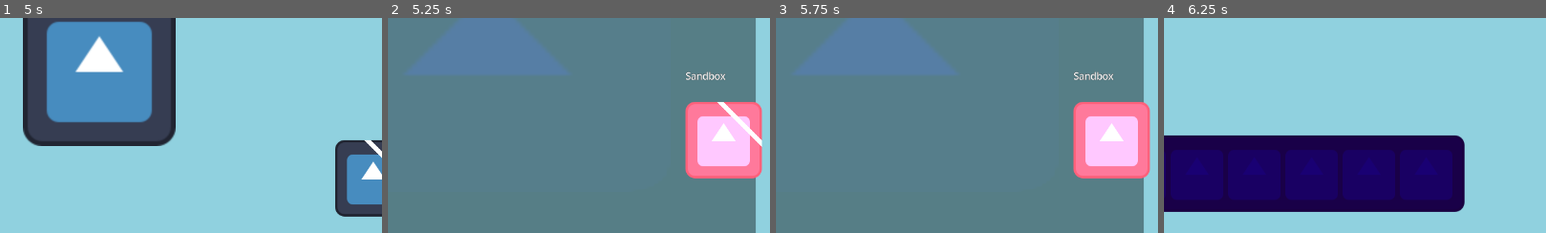
Above: before the commit, frames 1-4 (left to right).
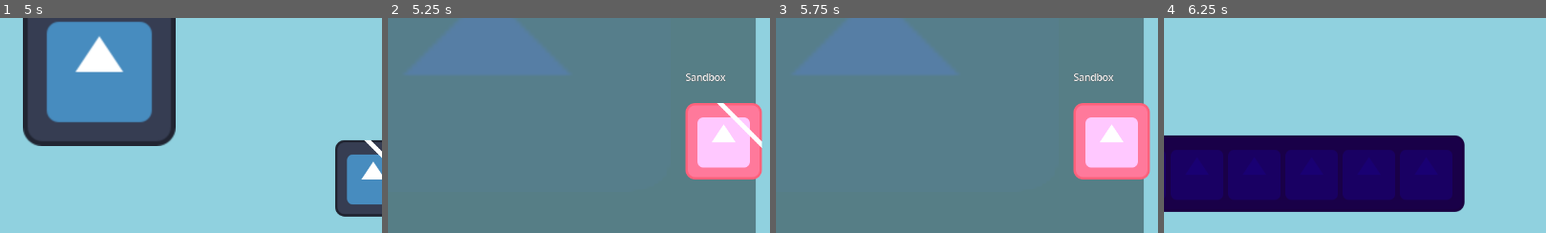
Above: after the commit, the same moments.

Repository: Penguinja8/godot-icon-game
Game: Godot game, scene res://main/splash_screen.tscn
Two runs of this game, one before a commit and one after it. Both use one fixed random seed, a clock stepped at 60 frames per second and the inputs below. The engine's default icon, where the game draws it, is replaced by a stand-in: a white triangle on a blue panel in a dark square.
Inputs (mouse positions are % of the whole screen's width and height, from its top left):
- Up to frame 1 (5 s): tap Enter at 0.5 s; hold Tab (zoom_out) 0.53-1.28 s; hold D (right) 0.53-2.03 s; tap Space (jump) at 0.77, 1.52, 3.02, 3.77, 4.52 s; tap Tab (zoom_out) at 1.35, 2.85, 4.35 s; hold A (left) 2.03-2.78 s; hold Tab (zoom_out) 2.03-2.78 s; hold D (right) 2.78-4.28 s; tap R (ResetLevel) at 3.5, 4.25 s; hold Tab (zoom_out) 3.53-4.28 s; hold A (left) from 4.28 s (still down)
- Up to frame 2 (5.25 s): release A (left) at 5 s; click (50, 50) at 5 s
- Up to frame 3 (5.75 s): no input
- Up to frame 4 (6.25 s): click (20, 25) at 5.77 s
The pictures show only the part of the screen within x 37-87%, y 38-88%; the shares and areas given below are measured in that part.

Frame 1 is identical in both runs. In frame 2, 1.0% of the frame differs, in the area x 77-98%, y 24-76%; in frame 3, 0.9%; in frame 4, nothing differs.

Commit message:
fr this time

Diff:
--- a/UI/hud.gd
+++ b/UI/hud.gd
@@ -3,4 +3,4 @@
 func _process(_delta):
 	var speed = snapped(abs(get_parent().velocity.x), 0.01)
 	$VBoxContainer/Speed.text = "Speed: " + ("%.2f" % speed) + " px/s"
-	$VBoxContainer/Stopwatch.text = "Time: " + str(snapped(GameState.level_timer, 0.01)) + " seconds"
+	$VBoxContainer/Stopwatch.text = "Time: " + ("%.2f" % snapped(GameState.level_timer, 0.01)) + " seconds"
--- a/main/level_select.tscn
+++ b/main/level_select.tscn
@@ -120,8 +120,9 @@
 anchor_right = 0.0
 anchor_bottom = 0.0
 offset_left = 332.0
+offset_top = 2.0
 offset_right = 460.0
-offset_bottom = 300.0
+offset_bottom = 302.0
 grow_horizontal = 1
 grow_vertical = 1
 level_path = "uid://cm66xcr0vjs57"
